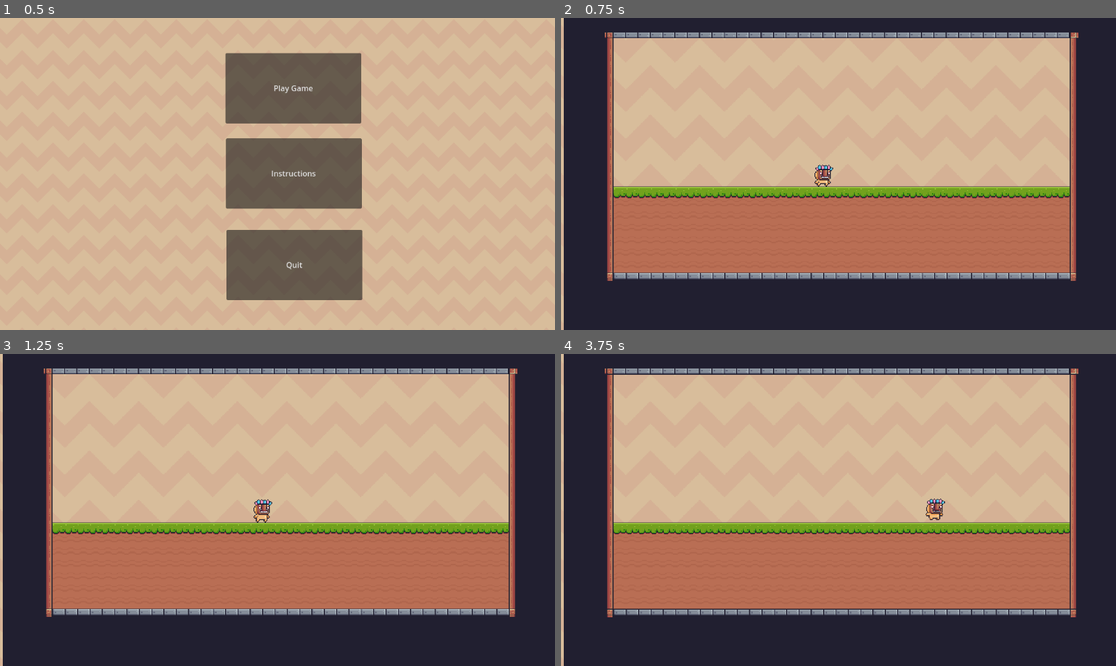
Above: before the commit, frames 1-4 (two rows, left to right).
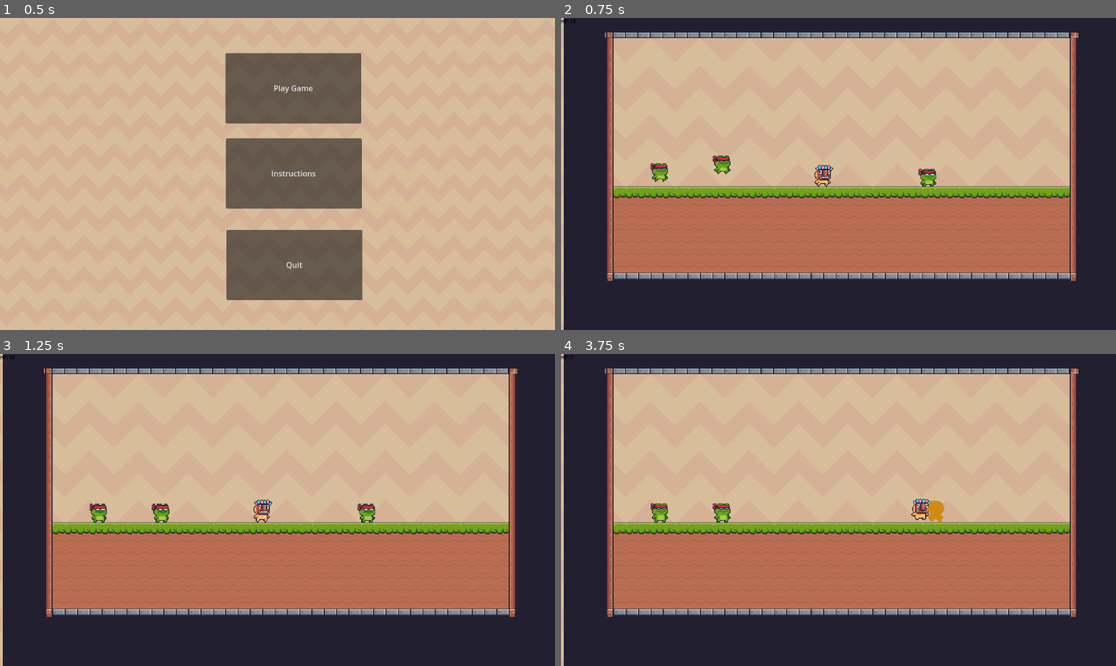
Above: after the commit, the same moments.

Repository: KeemL/Godot-Game
Game: Godot game, scene res://main.tscn
Two runs of this game, one before a commit and one after it. Both use one fixed random seed, a clock stepped at 60 frames per second and the inputs below.
Inputs:
- Up to frame 1 (0.5 s): no input
- Up to frame 2 (0.75 s): click "Play Game" at 0.5 s
- Up to frame 3 (1.25 s): no input
- Up to frame 4 (3.75 s): tap Enter (ui_accept) at 1.25, 1.52, 2.27 s; hold Right (ui_right) 1.28-2.78 s; hold Left (ui_left) 2.78-3.53 s; hold Right (ui_right) from 3.53 s (still down)

Frame 1 is identical in both runs. In frame 2, 0.5% of the frame differs, in the area x 0-68%, y 0-55%; in frame 3, 0.5%; in frame 4, 1.3%, in the area x 0-93%, y 0-85%.

Commit message:
added more enemies + functionality

Diff:
--- /dev/null
+++ b/Global/Game.gd
@@ -0,0 +1,5 @@
+extends Node
+
+
+var playerHP = 10
+var Gold = 0
--- /dev/null
+++ b/Global/Utils.gd
@@ -0,0 +1,3 @@
+extends Node
+
+const SAVE_PATH = "res://savegame.bin"
--- a/Player/Player.gd
+++ b/Player/Player.gd
@@ -1,6 +1,6 @@
 extends CharacterBody2D
 
-
+var health = 10;
 const SPEED = 300.0
 const JUMP_VELOCITY = -400.0
 
@@ -38,3 +38,7 @@
 	if velocity.y > 0:
 		anim.play("Fall")
 	move_and_slide()
+
+	if health <= 0:
+		queue_free()
+		get_tree().change_scene_to_file("res://world.tscn")
--- a/Player/Player.tscn
+++ b/Player/Player.tscn
@@ -254,19 +254,61 @@
 "speed": 5.0
 }]
 
-[sub_resource type="Animation" id="Animation_w0syx"]
-length = 0.001
-tracks/0/type = "value"
-tracks/0/imported = false
-tracks/0/enabled = true
-tracks/0/path = NodePath("AnimatedSprite2D:frame")
-tracks/0/interp = 1
-tracks/0/loop_wrap = true
-tracks/0/keys = {
-"times": PackedFloat32Array(0),
-"transitions": PackedFloat32Array(1),
-"update": 1,
-"values": [1]
+[sub_resource type="Animation" id="Animation_c2cfr"]
+resource_name = "fall"
+loop_mode = 1
+tracks/0/type = "value"
+tracks/0/imported = false
+tracks/0/enabled = true
+tracks/0/path = NodePath("AnimatedSprite2D:animation")
+tracks/0/interp = 1
+tracks/0/loop_wrap = true
+tracks/0/keys = {
+"times": PackedFloat32Array(0),
+"transitions": PackedFloat32Array(1),
+"update": 1,
+"values": [&"fall"]
+}
+tracks/1/type = "value"
+tracks/1/imported = false
+tracks/1/enabled = true
+tracks/1/path = NodePath("AnimatedSprite2D:frame")
+tracks/1/interp = 1
+tracks/1/loop_wrap = true
+tracks/1/keys = {
+"times": PackedFloat32Array(0),
+"transitions": PackedFloat32Array(1),
+"update": 1,
+"values": [0]
+}
+
+[sub_resource type="Animation" id="Animation_8mmto"]
+resource_name = "hit"
+length = 0.6
+loop_mode = 2
+tracks/0/type = "value"
+tracks/0/imported = false
+tracks/0/enabled = true
+tracks/0/path = NodePath("AnimatedSprite2D:animation")
+tracks/0/interp = 1
+tracks/0/loop_wrap = true
+tracks/0/keys = {
+"times": PackedFloat32Array(0),
+"transitions": PackedFloat32Array(1),
+"update": 1,
+"values": [&"hit"]
+}
+tracks/1/type = "value"
+tracks/1/imported = false
+tracks/1/enabled = true
+tracks/1/path = NodePath("AnimatedSprite2D:frame")
+tracks/1/interp = 1
+tracks/1/loop_wrap = true
+tracks/1/keys = {
+"times": PackedFloat32Array(0, 0.1, 0.2, 0.3, 0.4, 0.5, 0.6),
+"transitions": PackedFloat32Array(1, 1, 1, 1, 1, 1, 1),
+"update": 1,
+"values": [0, 1, 2, 3, 4, 5, 6]
 }
 
 [sub_resource type="Animation" id="Animation_jhaui"]
@@ -324,6 +366,21 @@
 "values": [0]
 }
 
+[sub_resource type="Animation" id="Animation_w0syx"]
+length = 0.001
+tracks/0/type = "value"
+tracks/0/imported = false
+tracks/0/enabled = true
+tracks/0/path = NodePath("AnimatedSprite2D:frame")
+tracks/0/interp = 1
+tracks/0/loop_wrap = true
+tracks/0/keys = {
+"times": PackedFloat32Array(0),
+"transitions": PackedFloat32Array(1),
+"update": 1,
+"values": [1]
+}
+
 [sub_resource type="Animation" id="Animation_66ako"]
 resource_name = "run"
 loop_mode = 1
@@ -352,63 +409,6 @@
 "values": [0, 1, 2, 3, 4, 5, 6, 7, 8, 9, 11]
 }
 
-[sub_resource type="Animation" id="Animation_8mmto"]
-resource_name = "hit"
-length = 0.6
-loop_mode = 2
-tracks/0/type = "value"
-tracks/0/imported = false
-tracks/0/enabled = true
-tracks/0/path = NodePath("AnimatedSprite2D:animation")
-tracks/0/interp = 1
-tracks/0/loop_wrap = true
-tracks/0/keys = {
-"times": PackedFloat32Array(0),
-"transitions": PackedFloat32Array(1),
-"update": 1,
-"values": [&"hit"]
-}
-tracks/1/type = "value"
-tracks/1/imported = false
-tracks/1/enabled = true
-tracks/1/path = NodePath("AnimatedSprite2D:frame")
-tracks/1/interp = 1
-tracks/1/loop_wrap = true
-tracks/1/keys = {
-"times": PackedFloat32Array(0, 0.1, 0.2, 0.3, 0.4, 0.5, 0.6),
-"transitions": PackedFloat32Array(1, 1, 1, 1, 1, 1, 1),
-"update": 1,
-"values": [0, 1, 2, 3, 4, 5, 6]
-}
-
-[sub_resource type="Animation" id="Animation_c2cfr"]
-resource_name = "fall"
-loop_mode = 1
-tracks/0/type = "value"
-tracks/0/imported = false
-tracks/0/enabled = true
-tracks/0/path = NodePath("AnimatedSprite2D:animation")
-tracks/0/interp = 1
-tracks/0/loop_wrap = true
-tracks/0/keys = {
-"times": PackedFloat32Array(0),
-"transitions": PackedFloat32Array(1),
-"update": 1,
-"values": [&"fall"]
-}
-tracks/1/type = "value"
-tracks/1/imported = false
-tracks/1/enabled = true
-tracks/1/path = NodePath("AnimatedSprite2D:frame")
-tracks/1/interp = 1
-tracks/1/loop_wrap = true
-tracks/1/keys = {
-"times": PackedFloat32Array(0),
-"transitions": PackedFloat32Array(1),
-"update": 1,
-"values": [0]
-}
-
 [sub_resource type="AnimationLibrary" id="AnimationLibrary_cekqg"]
 _data = {
 "Fall": SubResource("Animation_c2cfr"),
@@ -428,8 +428,7 @@
 [node name="AnimatedSprite2D" type="AnimatedSprite2D" parent="."]
 position = Vector2(-1, 0)
 sprite_frames = SubResource("SpriteFrames_nbya1")
-animation = &"idle"
-frame = 1
+animation = &"fall"
 metadata/_edit_lock_ = true
 
 [node name="Camera2D" type="Camera2D" parent="."]
--- /dev/null
+++ b/frog.gd
@@ -0,0 +1,55 @@
+extends CharacterBody2D
+
+var gravity = ProjectSettings.get_setting("physics/2d/default_gravity")
+var player
+var chase = false
+var SPEED = 190
+
+func _ready():
+	get_node("AnimatedSprite2D").play("idle")
+
+func _physics_process(delta):
+	#Gravity for frog
+	velocity.y += gravity * delta
+	if chase == true:
+		if get_node("AnimatedSprite2D").animation != "death":
+			get_node("AnimatedSprite2D").play("run")
+			player = get_node("../../Player/Player")
+			var direction = (player.position - self.position).normalized()
+			if direction.x > 0:
+				get_node("AnimatedSprite2D").flip_h = false
+			else:
+				get_node("AnimatedSprite2D").flip_h = true
+			velocity.x = direction.x * SPEED
+	else:
+		if get_node("AnimatedSprite2D").animation != "death":
+			get_node("AnimatedSprite2D").play("idle")
+		velocity.x = 0
+	move_and_slide()
+
+func _on_player_detection_body_entered(body):
+	if body.name == "Player":
+		chase = true
+
+
+func _on_player_detection_body_exited(body):
+	if body.name == "Player":
+		chase = false
+
+
+func _on_player_death_body_entered(body):
+	if body.name == "Player":
+		death()
+
+
+func _on_player_collision_body_entered(body):
+	if body.name == "Player":
+		body.health -= 3;
+		death()
+
+func death():
+	chase = false
+	get_node("AnimatedSprite2D").play("death")
+	print("die")
+	await get_node("AnimatedSprite2D").animation_finished
+	self.queue_free()
--- a/mob.tscn
+++ b/frog.tscn
@@ -1,5 +1,6 @@
-[gd_scene load_steps=48 format=3 uid="uid://tf4rjyb03mqx"]
-
+[gd_scene load_steps=58 format=3 uid="uid://tf4rjyb03mqx"]
+
+[ext_resource type="Script" path="res://frog.gd" id="1_0c8dv"]
 [ext_resource type="Texture2D" uid="uid://ctq0dh71eo8ap" path="res://Free/Main Characters/Desappearing (96x96).png" id="1_0yv7l"]
 [ext_resource type="Texture2D" uid="uid://djkj75rxqusg3" path="res://Free/Main Characters/Ninja Frog/Fall (32x32).png" id="2_isc5x"]
 [ext_resource type="Texture2D" uid="uid://ctd6g8agofef5" path="res://Free/Main Characters/Ninja Frog/Hit (32x32).png" id="3_ie715"]
@@ -7,16 +8,13 @@
 [ext_resource type="Texture2D" uid="uid://c1b1tfv2wmv55" path="res://Free/Main Characters/Ninja Frog/Jump (32x32).png" id="5_harne"]
 [ext_resource type="Texture2D" uid="uid://ckl01ggtf0k04" path="res://Free/Main Characters/Ninja Frog/Run (32x32).png" id="6_6y2v1"]
 
-[sub_resource type="CapsuleShape2D" id="CapsuleShape2D_4ck2f"]
+[sub_resource type="RectangleShape2D" id="RectangleShape2D_djwd7"]
+size = Vector2(20, 16)
 
 [sub_resource type="AtlasTexture" id="AtlasTexture_l74o1"]
 atlas = ExtResource("1_0yv7l")
 region = Rect2(0, 0, 96, 96)
 
-[sub_resource type="AtlasTexture" id="AtlasTexture_bp167"]
-atlas = ExtResource("1_0yv7l")
-region = Rect2(96, 0, 96, 96)
-
 [sub_resource type="AtlasTexture" id="AtlasTexture_w5eu3"]
 atlas = ExtResource("1_0yv7l")
 region = Rect2(192, 0, 96, 96)
@@ -25,10 +23,6 @@
 atlas = ExtResource("1_0yv7l")
 region = Rect2(288, 0, 96, 96)
 
-[sub_resource type="AtlasTexture" id="AtlasTexture_043b6"]
-atlas = ExtResource("1_0yv7l")
-region = Rect2(384, 0, 96, 96)
-
 [sub_resource type="AtlasTexture" id="AtlasTexture_v65n7"]
 atlas = ExtResource("1_0yv7l")
 region = Rect2(480, 0, 96, 96)
@@ -172,16 +166,10 @@
 "texture": SubResource("AtlasTexture_l74o1")
 }, {
 "duration": 1.0,
-"texture": SubResource("AtlasTexture_bp167")
-}, {
-"duration": 1.0,
 "texture": SubResource("AtlasTexture_w5eu3")
 }, {
 "duration": 1.0,
 "texture": SubResource("AtlasTexture_mi84g")
-}, {
-"duration": 1.0,
-"texture": SubResource("AtlasTexture_043b6")
 }, {
 "duration": 1.0,
 "texture": SubResource("AtlasTexture_v65n7")
@@ -189,9 +177,9 @@
 "duration": 1.0,
 "texture": SubResource("AtlasTexture_leicp")
 }],
-"loop": true,
+"loop": false,
 "name": &"death",
-"speed": 5.0
+"speed": 2.0
 }, {
 "frames": [{
 "duration": 1.0,
@@ -315,13 +303,244 @@
 "speed": 5.0
 }]
 
-[node name="Mob" type="CharacterBody2D"]
+[sub_resource type="Animation" id="Animation_i7xir"]
+resource_name = "Run"
+tracks/0/type = "value"
+tracks/0/imported = false
+tracks/0/enabled = true
+tracks/0/path = NodePath("AnimatedSprite2D:animation")
+tracks/0/interp = 1
+tracks/0/loop_wrap = true
+tracks/0/keys = {
+"times": PackedFloat32Array(0),
+"transitions": PackedFloat32Array(1),
+"update": 1,
+"values": [&"run"]
+}
+tracks/1/type = "value"
+tracks/1/imported = false
+tracks/1/enabled = true
+tracks/1/path = NodePath("AnimatedSprite2D:frame")
+tracks/1/interp = 1
+tracks/1/loop_wrap = true
+tracks/1/keys = {
+"times": PackedFloat32Array(0, 0.1, 0.2, 0.3, 0.4, 0.5, 0.6, 0.7, 0.8, 0.9, 1),
+"transitions": PackedFloat32Array(1, 1, 1, 1, 1, 1, 1, 1, 1, 1, 1),
+"update": 1,
+"values": [0, 1, 2, 3, 4, 5, 6, 7, 8, 9, 10]
+}
+
+[sub_resource type="Animation" id="Animation_mopqm"]
+resource_name = "Idle"
+tracks/0/type = "value"
+tracks/0/imported = false
+tracks/0/enabled = true
+tracks/0/path = NodePath("AnimatedSprite2D:animation")
+tracks/0/interp = 1
+tracks/0/loop_wrap = true
+tracks/0/keys = {
+"times": PackedFloat32Array(0),
+"transitions": PackedFloat32Array(1),
+"update": 1,
+"values": [&"idle"]
+}
+tracks/1/type = "value"
+tracks/1/imported = false
+tracks/1/enabled = true
+tracks/1/path = NodePath("AnimatedSprite2D:frame")
+tracks/1/interp = 1
+tracks/1/loop_wrap = true
+tracks/1/keys = {
+"times": PackedFloat32Array(0, 0.1, 0.2, 0.3, 0.4, 0.5, 0.6, 0.7, 0.8, 0.9, 1),
+"transitions": PackedFloat32Array(1, 1, 1, 1, 1, 1, 1, 1, 1, 1, 1),
+"update": 1,
+"values": [0, 1, 2, 3, 4, 5, 6, 7, 8, 9, 10]
+}
+
+[sub_resource type="Animation" id="Animation_mxitg"]
+resource_name = "Fall"
+tracks/0/type = "value"
+tracks/0/imported = false
+tracks/0/enabled = true
+tracks/0/path = NodePath("AnimatedSprite2D:animation")
+tracks/0/interp = 1
+tracks/0/loop_wrap = true
+tracks/0/keys = {
+"times": PackedFloat32Array(0),
+"transitions": PackedFloat32Array(1),
+"update": 1,
+"values": [&"fall"]
+}
+tracks/1/type = "value"
+tracks/1/imported = false
+tracks/1/enabled = true
+tracks/1/path = NodePath("AnimatedSprite2D:frame")
+tracks/1/interp = 1
+tracks/1/loop_wrap = true
+tracks/1/keys = {
+"times": PackedFloat32Array(0),
+"transitions": PackedFloat32Array(1),
+"update": 1,
+"values": [0]
+}
+
+[sub_resource type="Animation" id="Animation_rxwc8"]
+resource_name = "Jump"
+tracks/0/type = "value"
+tracks/0/imported = false
+tracks/0/enabled = true
+tracks/0/path = NodePath("AnimatedSprite2D:animation")
+tracks/0/interp = 1
+tracks/0/loop_wrap = true
+tracks/0/keys = {
+"times": PackedFloat32Array(0),
+"transitions": PackedFloat32Array(1),
+"update": 1,
+"values": [&"jump"]
+}
+tracks/1/type = "value"
+tracks/1/imported = false
+tracks/1/enabled = true
+tracks/1/path = NodePath("AnimatedSprite2D:frame")
+tracks/1/interp = 1
+tracks/1/loop_wrap = true
+tracks/1/keys = {
+"times": PackedFloat32Array(0),
+"transitions": PackedFloat32Array(1),
+"update": 1,
+"values": [0]
+}
+
+[sub_resource type="Animation" id="Animation_3kxmu"]
+resource_name = "Hit"
+length = 0.65
+tracks/0/type = "value"
+tracks/0/imported = false
+tracks/0/enabled = true
+tracks/0/path = NodePath("AnimatedSprite2D:animation")
+tracks/0/interp = 1
+tracks/0/loop_wrap = true
+tracks/0/keys = {
+"times": PackedFloat32Array(0),
+"transitions": PackedFloat32Array(1),
+"update": 1,
+"values": [&"hit"]
+}
+tracks/1/type = "value"
+tracks/1/imported = false
+tracks/1/enabled = true
+tracks/1/path = NodePath("AnimatedSprite2D:frame")
+tracks/1/interp = 1
+tracks/1/loop_wrap = true
+tracks/1/keys = {
+"times": PackedFloat32Array(0, 0.1, 0.2, 0.3, 0.4, 0.5, 0.6),
+"transitions": PackedFloat32Array(1, 1, 1, 1, 1, 1, 1),
+"update": 1,
+"values": [0, 1, 2, 3, 4, 5, 6]
+}
+
+[sub_resource type="Animation" id="Animation_eksv1"]
+length = 0.001
+tracks/0/type = "value"
+tracks/0/imported = false
+tracks/0/enabled = true
+tracks/0/path = NodePath("AnimatedSprite2D:frame")
+tracks/0/interp = 1
+tracks/0/loop_wrap = true
+tracks/0/keys = {
+"times": PackedFloat32Array(0),
+"transitions": PackedFloat32Array(1),
+"update": 1,
+"values": [1]
+}
+
+[sub_resource type="Animation" id="Animation_3oyci"]
+resource_name = "death"
+tracks/0/type = "value"
+tracks/0/imported = false
+tracks/0/enabled = true
+tracks/0/path = NodePath("AnimatedSprite2D:animation")
+tracks/0/interp = 1
+tracks/0/loop_wrap = true
+tracks/0/keys = {
+"times": PackedFloat32Array(0),
+"transitions": PackedFloat32Array(1),
+"update": 1,
+"values": [&"death"]
+}
+tracks/1/type = "value"
+tracks/1/imported = false
+tracks/1/enabled = true
+tracks/1/path = NodePath("AnimatedSprite2D:frame")
+tracks/1/interp = 1
+tracks/1/loop_wrap = true
+tracks/1/keys = {
+"times": PackedFloat32Array(0, 0.1, 0.2, 0.3, 0.4, 0.5, 0.6),
+"transitions": PackedFloat32Array(1, 1, 1, 1, 1, 1, 1),
+"update": 1,
+"values": [0, 1, 2, 3, 4, 5, 6]
+}
+
+[sub_resource type="AnimationLibrary" id="AnimationLibrary_vq2s7"]
+_data = {
+"Fall": SubResource("Animation_mxitg"),
+"Hit": SubResource("Animation_3kxmu"),
+"Idle": SubResource("Animation_mopqm"),
+"Jump": SubResource("Animation_rxwc8"),
+"RESET": SubResource("Animation_eksv1"),
+"Run": SubResource("Animation_i7xir"),
+"death": SubResource("Animation_3oyci")
+}
+
+[sub_resource type="CircleShape2D" id="CircleShape2D_qg6hy"]
+radius = 88.0
+
+[sub_resource type="RectangleShape2D" id="RectangleShape2D_ndaoh"]
+size = Vector2(17, 21)
+
+[sub_resource type="RectangleShape2D" id="RectangleShape2D_b2w65"]
+size = Vector2(24, 15)
+
+[node name="Frog" type="CharacterBody2D"]
+script = ExtResource("1_0c8dv")
 
 [node name="CollisionShape2D" type="CollisionShape2D" parent="."]
-shape = SubResource("CapsuleShape2D_4ck2f")
+visible = false
+position = Vector2(2, 8)
+shape = SubResource("RectangleShape2D_djwd7")
 
 [node name="AnimatedSprite2D" type="AnimatedSprite2D" parent="."]
+position = Vector2(2, 1)
+rotation = 0.00323914
 sprite_frames = SubResource("SpriteFrames_j3sdh")
-animation = &"death"
+animation = &"idle"
+frame = 1
 
 [node name="AnimationPlayer" type="AnimationPlayer" parent="."]
+libraries = {
+"": SubResource("AnimationLibrary_vq2s7")
+}
+
+[node name="PlayerDetection" type="Area2D" parent="."]
+visible = false
+
+[node name="CollisionShape2D" type="CollisionShape2D" parent="PlayerDetection"]
+shape = SubResource("CircleShape2D_qg6hy")
+
+[node name="PlayerDeath" type="Area2D" parent="."]
+visible = false
+
+[node name="CollisionShape2D" type="CollisionShape2D" parent="PlayerDeath"]
+position = Vector2(2, 5.5)
+shape = SubResource("RectangleShape2D_ndaoh")
+
+[node name="PlayerCollision" type="Area2D" parent="."]
+
+[node name="CollisionShape2D" type="CollisionShape2D" parent="PlayerCollision"]
+position = Vector2(2, 8.5)
+shape = SubResource("RectangleShape2D_b2w65")
+
+[connection signal="body_entered" from="PlayerDetection" to="." method="_on_player_detection_body_entered"]
+[connection signal="body_exited" from="PlayerDetection" to="." method="_on_player_detection_body_exited"]
+[connection signal="body_entered" from="PlayerDeath" to="." method="_on_player_death_body_entered"]
+[connection signal="body_entered" from="PlayerCollision" to="." method="_on_player_collision_body_entered"]
--- a/main.tscn
+++ b/main.tscn
@@ -14,7 +14,7 @@
 	get_tree().change_scene_to_file(\"res://world.tscn\")
 "
 
-[node name="Node2D" type="Node2D"]
+[node name="Main" type="Node2D"]
 
 [node name="Main" type="Node2D" parent="."]
 script = SubResource("GDScript_5wh2s")
@@ -41,7 +41,7 @@
 offset_bottom = 586.0
 text = "Quit"
 
-[node name="BG" parent="." instance=ExtResource("1_0eqok")]
+[node name="BG" parent="Main" instance=ExtResource("1_0eqok")]
 
 [connection signal="pressed" from="Main/Play" to="Main" method="_on_play_pressed"]
 [connection signal="pressed" from="Main/Quit" to="Main" method="_on_quit_pressed"]
--- a/project.godot
+++ b/project.godot
@@ -15,6 +15,11 @@
 config/features=PackedStringArray("4.2", "Forward Plus")
 config/icon="res://icon.svg"
 
+[autoload]
+
+Game="*res://Global/Game.gd"
+Utils="*res://Global/Utils.gd"
+
 [rendering]
 
 textures/canvas_textures/default_texture_filter=0
--- a/world.tscn
+++ b/world.tscn
@@ -1,9 +1,10 @@
-[gd_scene load_steps=7 format=3 uid="uid://g0oiwr8rueip"]
+[gd_scene load_steps=10 format=3 uid="uid://g0oiwr8rueip"]
 
 [ext_resource type="Texture2D" uid="uid://dtfp44e06u4s6" path="res://Free/Terrain/Terrain (16x16).png" id="1_153nc"]
 [ext_resource type="Script" path="res://BG.gd" id="1_gx4ah"]
 [ext_resource type="PackedScene" uid="uid://dgcu1ksg6bj6g" path="res://Player/Player.tscn" id="1_qe482"]
 [ext_resource type="Texture2D" uid="uid://bx0px1f22jfcm" path="res://Free/Background/Brown.png" id="2_8yirc"]
+[ext_resource type="PackedScene" uid="uid://tf4rjyb03mqx" path="res://frog.tscn" id="5_2etwl"]
 
 [sub_resource type="TileSetAtlasSource" id="TileSetAtlasSource_mu57n"]
 texture = ExtResource("1_153nc")
@@ -490,6 +491,18 @@
 physics_layer_0/collision_layer = 1
 sources/0 = SubResource("TileSetAtlasSource_mu57n")
 
+[sub_resource type="GDScript" id="GDScript_0hv47"]
+resource_name = "Game"
+script/source = "extends Node
+"
+
+[sub_resource type="GDScript" id="GDScript_7tgq2"]
+script/source = "extends Label
+
+func _process(delta):
+	text = \"HP: \" + str(get_node(\"../../Player/Player\").health)
+"
+
 [node name="World" type="Node2D"]
 
 [node name="TileMap" type="TileMap" parent="."]
@@ -950,5 +963,30 @@
 offset_bottom = 23.0
 text = "This is the world."
 
-[node name="Player" parent="." instance=ExtResource("1_qe482")]
-position = Vector2(320, 272)
+[node name="Player" type="Node2D" parent="."]
+position = Vector2(106, 250)
+
+[node name="Player" parent="Player" instance=ExtResource("1_qe482")]
+position = Vector2(214, 23)
+
+[node name="Mobs" type="Node2D" parent="."]
+position = Vector2(106, 250)
+
+[node name="Frog" parent="Mobs" instance=ExtResource("5_2etwl")]
+
+[node name="Frog2" parent="Mobs" instance=ExtResource("5_2etwl")]
+position = Vector2(81, -10)
+
+[node name="Frog3" parent="Mobs" instance=ExtResource("5_2etwl")]
+position = Vector2(348, 21)
+
+[node name="UI" type="CanvasLayer" parent="."]
+script = SubResource("GDScript_0hv47")
+
+[node name="health" type="Label" parent="UI"]
+offset_right = 40.0
+offset_bottom = 23.0
+theme_override_colors/font_color = Color(0, 0, 0, 1)
+theme_override_font_sizes/font_size = 10
+text = "HP:"
+script = SubResource("GDScript_7tgq2")
